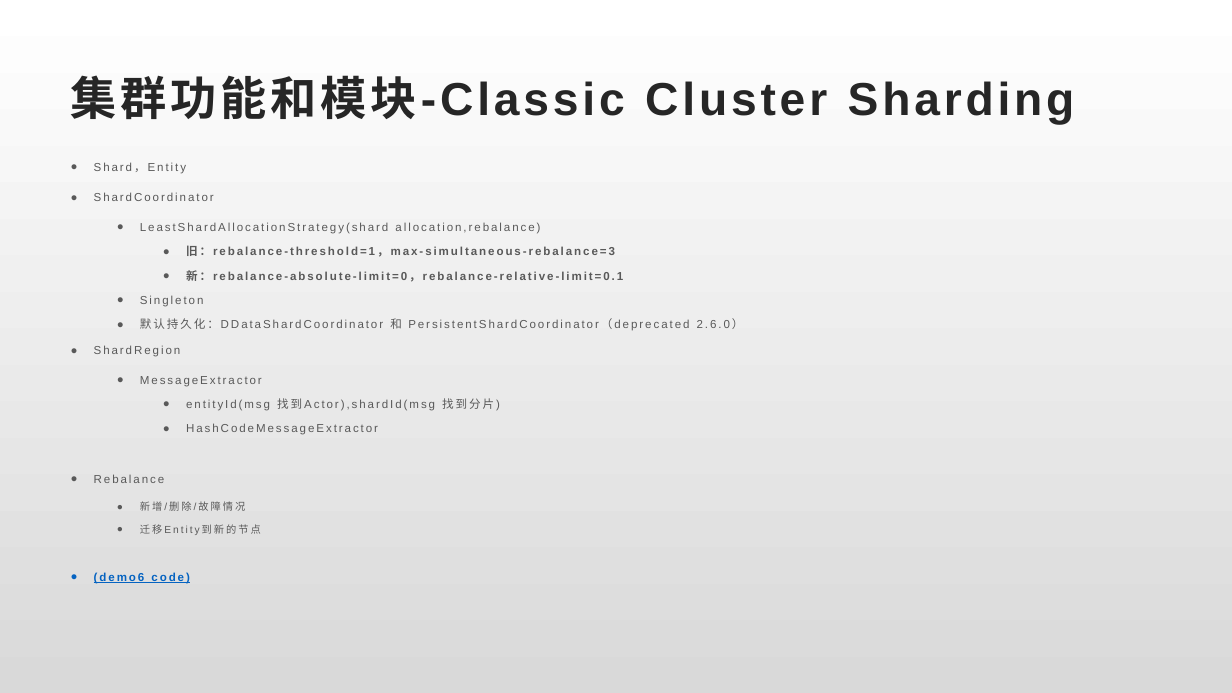
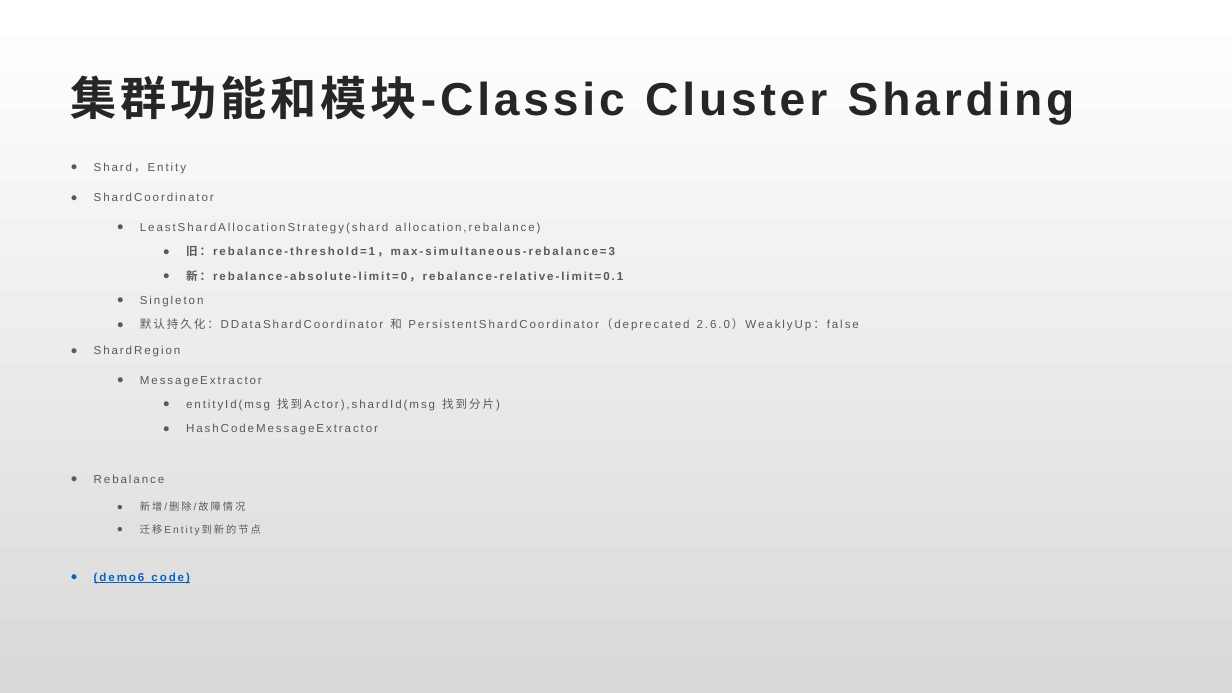
Before and after one commit to xiaozhiliaoo/my-slides, a slide deck: slide 16 of akka-classic-cluster.pptx. Drawn at 1232x693 pixels with LibreOffice and Linux fonts; fonts in the diff are those of the drawing. Boxes give left, top, right and bottom in pixels: in the first picture for what was removed or moved away, otherwise in the second. Text is boxed around its words. In the diff, an @@ line names an element or a change of style, - is before the commit and + after.

Commit message:
up

```diff
--- a/akka-classic-cluster.pptx
+++ b/akka-classic-cluster.pptx
@@ text at (140,318,859,331): text changed @@
-  ● 默认持久化：DDataShardCoordinator 和 PersistentShardCoordinator（deprecated 2.6.0）
+  ● 默认持久化：DDataShardCoordinator 和 PersistentShardCoordinator（deprecated 2.6.0）WeaklyUp：false
```
Also in this commit, not shown: 4 other slides changed.
